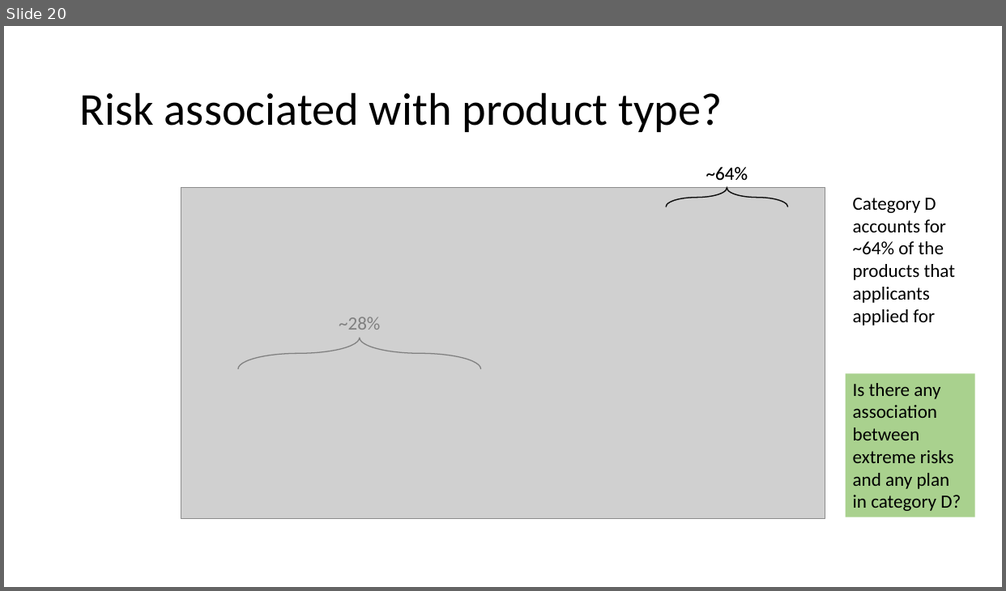
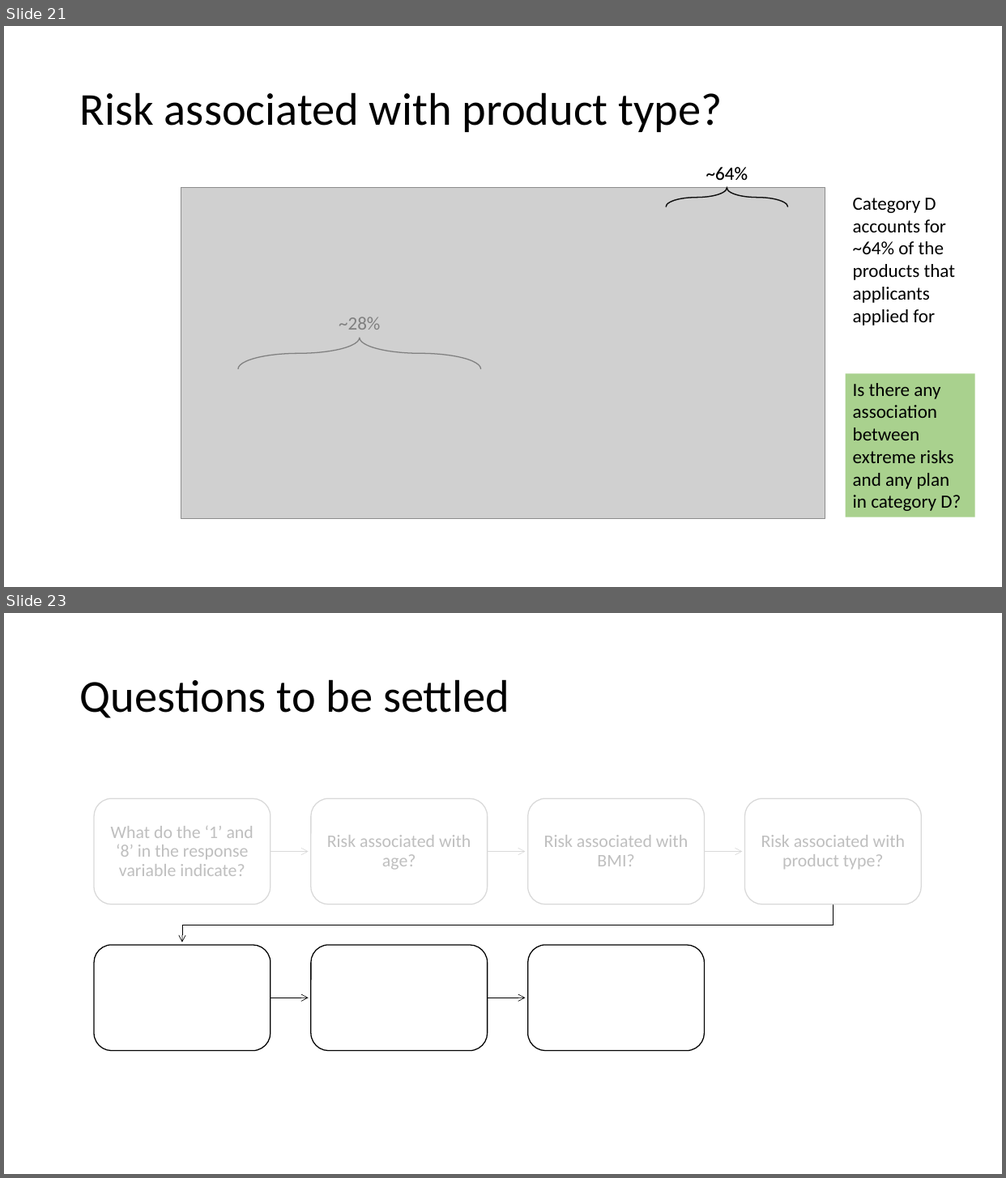
Before and after one commit to m2ng/hangseng-case, a slide deck: slides/hangseng_interview.pptx. Shown one above the other, each under a label of ours: slide 20 before the commit, slides 21 and 23 after it; the slides between them are not shown. The pictures are 1006x591 and 1006x1178 pixels, drawn with LibreOffice and Linux fonts; fonts in the diff are those of the drawing; grey boxes stand for pictures. Boxes give left, top, right and bottom in pixels: in the first picture for what was removed or moved away, otherwise in the second. Text is boxed around its words. In the diff, an @@ line names an element or a change of style, - is before the commit and + after.

```diff
--- a/slides/hangseng_interview.pptx
+++ b/slides/hangseng_interview.pptx
@@ slide 23 added at box(4, 613, 1002, 1174), background #FFFFFF @@
@@ title added at box(80, 679, 509, 718), 44 pt, text #000000 @@
+Questions to be settled
@@ group added at box(94, 798, 922, 1051): 7 rounded rectangles, 6 freeform shapes, 4 texts @@
+What do the ‘1’ and ‘8’ in the response variable indicate?
+Risk associated with age?
+Risk associated with BMI?
+Risk associated with product type?
@@ what was slide 20 is now slide 21 @@
```
Also in this commit, not shown: 5 slides changed, 1 other slide added.
